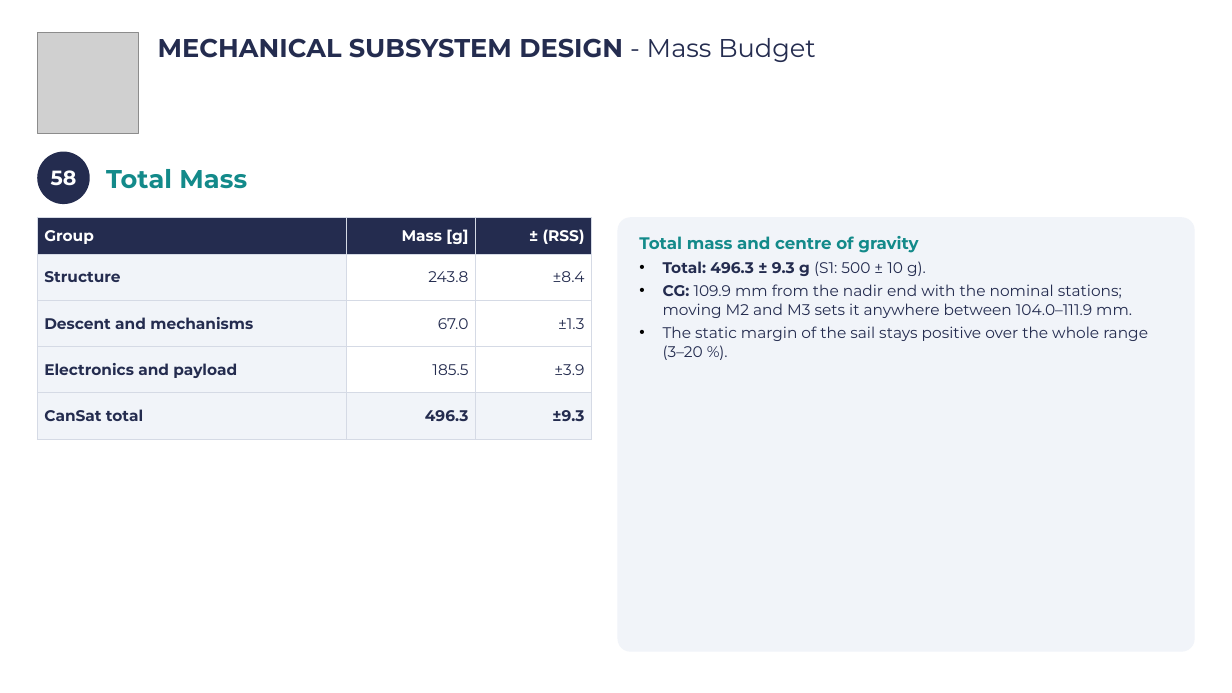
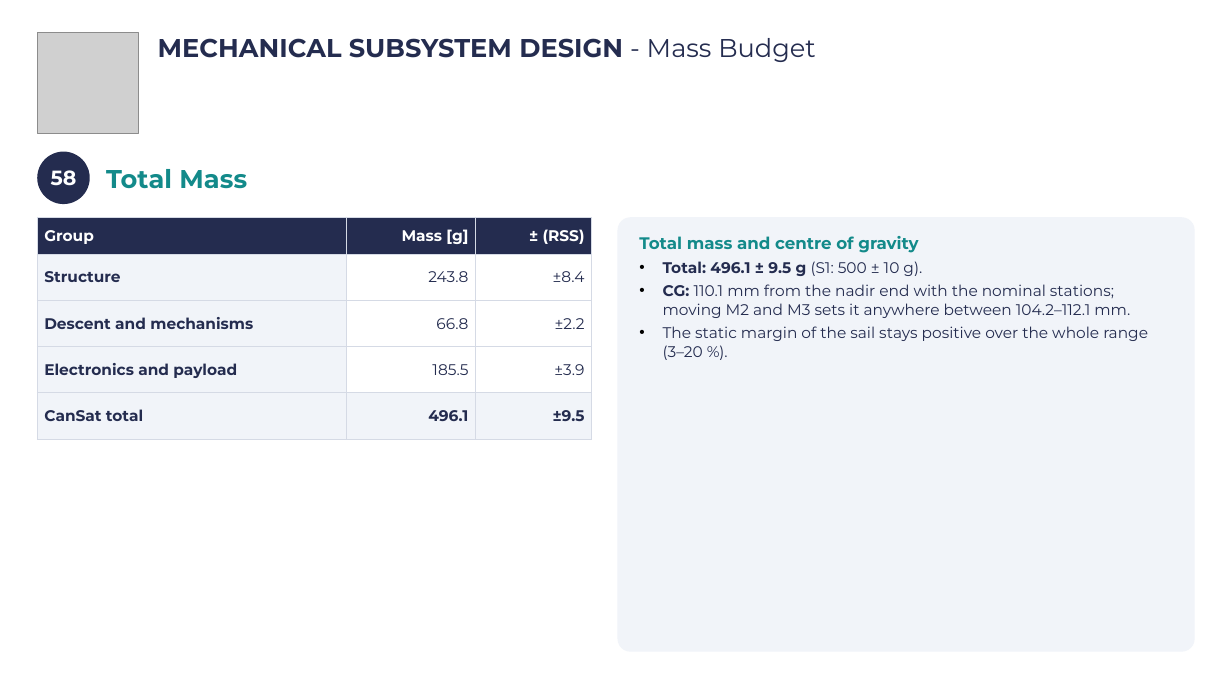
Before and after one commit to Caetano18/proyecto, a slide deck: slide 61 of cansat_pdr/laminas_plantilla/CanSat_PDR_Hermes_V2.pptx. Drawn at 1232x693 pixels with LibreOffice and Linux fonts; fonts in the diff are those of the drawing; grey boxes stand for pictures; background and template pictures are left out. Boxes give left, top, right and bottom in pixels: in the first picture for what was removed or moved away, otherwise in the second. Text is boxed around its words. In the diff, an @@ line names an element or a change of style, - is before the commit and + after.

```diff
--- a/cansat_pdr/laminas_plantilla/CanSat_PDR_Hermes_V2.pptx
+++ b/cansat_pdr/laminas_plantilla/CanSat_PDR_Hermes_V2.pptx
@@ table at <box>37,217,592,439</box> @@
-row 3, column 2: 67.0
+row 3, column 2: 66.8
-row 3, column 3: ±1.3
+row 3, column 3: ±2.2
-row 5, column 2: 496.3
+row 5, column 2: 496.1
-row 5, column 3: ±9.3
+row 5, column 3: ±9.5
@@ text in rounded rectangle at <box>663,261,1130,318</box>: text changed @@
-• Total: 496.3 ± 9.3 g (S1: 500 ± 10 g).
-• CG: 109.9 mm from the nadir end with the nominal stations; moving M2 and M3 sets it anywhere between 104.0–111.9 mm.
+• Total: 496.1 ± 9.5 g (S1: 500 ± 10 g).
+• CG: 110.1 mm from the nadir end with the nominal stations; moving M2 and M3 sets it anywhere between 104.2–112.1 mm.
```
Also in this commit, not shown: 12 other slides changed, 33 other files.
